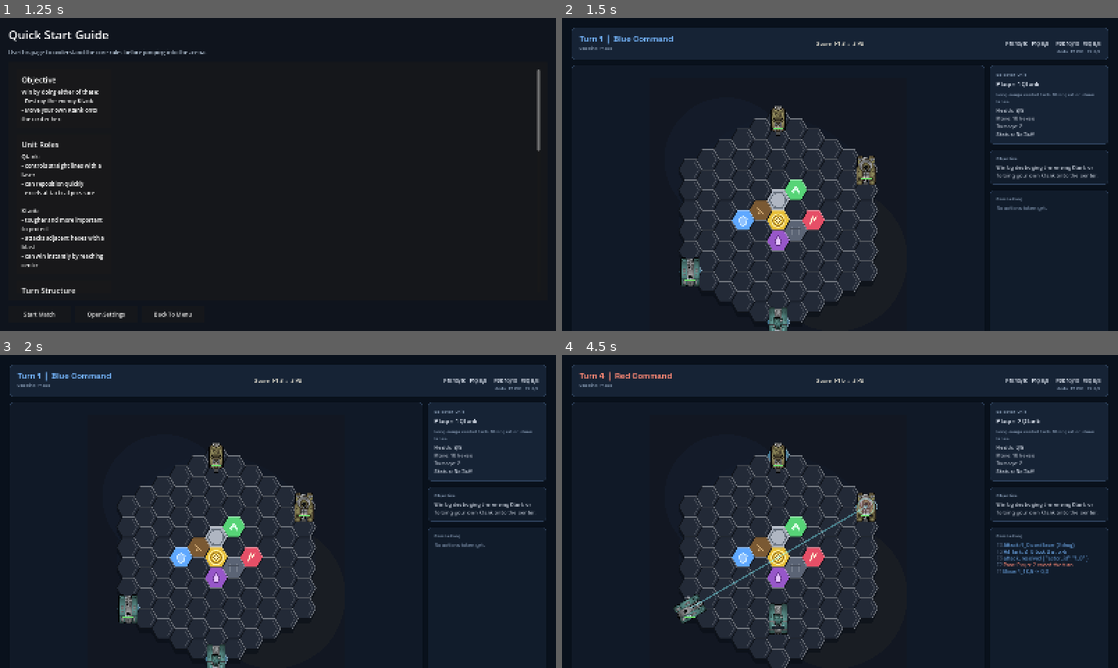
Above: before the commit, frames 1-4 (two rows, left to right).
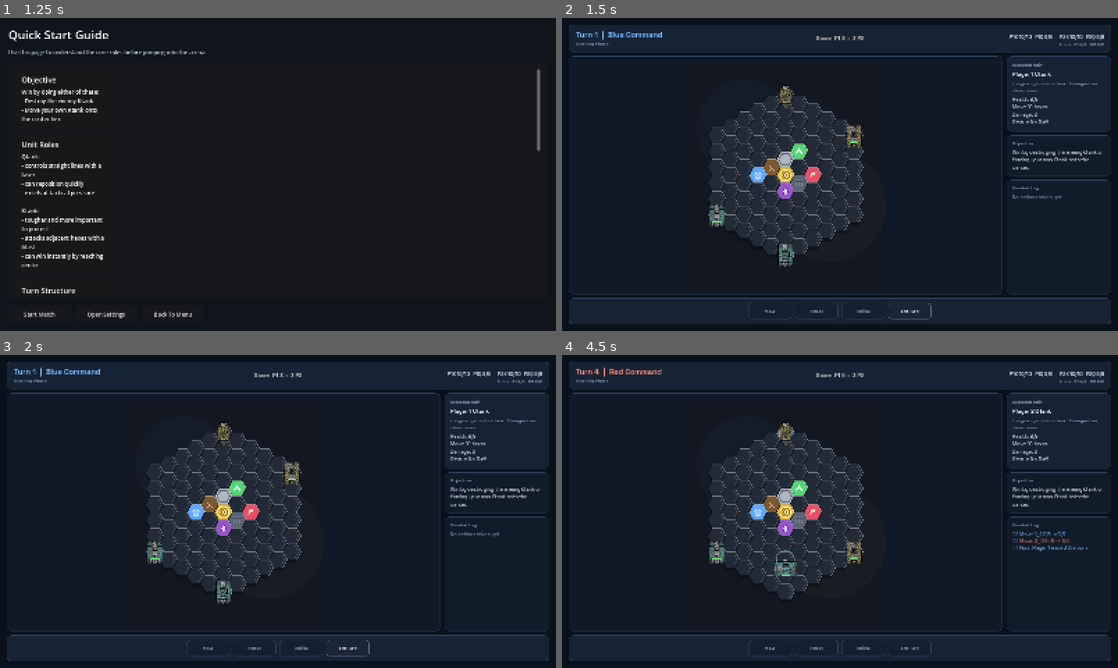
Above: after the commit, the same moments.

Repository: Arvi-Saleque/Hex-Siege-Arena
Game: Godot game, scene res://scenes/boot/boot.tscn
The game is run twice, just before and just after one commit, with the same random seed, the same clock (stepped at 60 frames per second) and the same inputs. Sound files missing from this copy of the repository are replaced by a short silence.
Inputs (mouse positions are in pixels of both pictures, inside the frame that each line leads up to):
- Up to frame 1 (1.25 s): click "Quick Start Guide" at 0.5 s
- Up to frame 2 (1.5 s): click "Start Match" at 1.25 s
- Up to frame 3 (2 s): no input
- Up to frame 4 (4.5 s): click (912, 649) at 2 s, where only the run after the commit has a clickable "End Turn"; tap Enter at 2.75 s; move the mouse to (962, 495) at 2.77 s; tap M at 2.85 s; click (962, 495) at 2.92 s; tap Space at 3.02, 3.77, 4.25 s; move the mouse to (728, 527) at 3.52 s; hold A 3.53-4.28 s; tap P at 3.6 s; move the mouse to (895, 442) at 4.27 s; tap Z at 4.35 s

Frame 1 is identical in both runs. In frame 2, 14% of the frame differs, in the area x 1-99%, y 2-100%; in frame 3, 14%; in frame 4, 15%.

Commit message:
fix: force fullscreen and tighten match layout

Diff:
--- a/project.godot
+++ b/project.godot
@@ -29,6 +29,7 @@
 
 window/size/viewport_width=1600
 window/size/viewport_height=900
+window/size/mode=3
 window/stretch/mode="canvas_items"
 window/stretch/aspect="expand"
 
--- a/scripts/core/app_state.gd
+++ b/scripts/core/app_state.gd
@@ -30,6 +30,8 @@
 		return
 	var window: Window = node.get_window()
 	if window != null:
+		window.mode = Window.MODE_FULLSCREEN
+		window.borderless = false
 		window.content_scale_factor = ui_scale
 
 
--- a/scripts/ui/match_root.gd
+++ b/scripts/ui/match_root.gd
@@ -88,22 +88,22 @@
 
 	var root_margin := MarginContainer.new()
 	root_margin.set_anchors_and_offsets_preset(Control.PRESET_FULL_RECT)
-	root_margin.add_theme_constant_override("margin_left", 28)
-	root_margin.add_theme_constant_override("margin_top", 28)
-	root_margin.add_theme_constant_override("margin_right", 28)
-	root_margin.add_theme_constant_override("margin_bottom", 28)
+	root_margin.add_theme_constant_override("margin_left", 20)
+	root_margin.add_theme_constant_override("margin_top", 20)
+	root_margin.add_theme_constant_override("margin_right", 20)
+	root_margin.add_theme_constant_override("margin_bottom", 20)
 	add_child(root_margin)
 
 	var root_layout := VBoxContainer.new()
 	root_layout.size_flags_horizontal = Control.SIZE_EXPAND_FILL
 	root_layout.size_flags_vertical = Control.SIZE_EXPAND_FILL
-	root_layout.add_theme_constant_override("separation", 16)
+	root_layout.add_theme_constant_override("separation", 12)
 	root_margin.add_child(root_layout)
 
 	var top_panel := _make_panel_card(COLOR_BORDER, COLOR_SURFACE_ALT)
-	top_panel.custom_minimum_size = Vector2(0, 92)
+	top_panel.custom_minimum_size = Vector2(0, 78)
 	root_layout.add_child(top_panel)
-	var top_margin := _wrap_panel_content(top_panel, 20, 14)
+	var top_margin := _wrap_panel_content(top_panel, 18, 12)
 	var top_bar := HBoxContainer.new()
 	top_bar.add_theme_constant_override("separation", 16)
 	top_margin.add_child(top_bar)
@@ -115,7 +115,7 @@
 
 	_turn_label = Label.new()
 	_turn_label.add_theme_font_override("font", FONT_BOLD)
-	_turn_label.add_theme_font_size_override("font_size", 24)
+	_turn_label.add_theme_font_size_override("font_size", 22)
 	top_left.add_child(_turn_label)
 
 	_objective_label = Label.new()
@@ -127,7 +127,7 @@
 	_score_label = Label.new()
 	_score_label.horizontal_alignment = HORIZONTAL_ALIGNMENT_CENTER
 	_score_label.vertical_alignment = VERTICAL_ALIGNMENT_CENTER
-	_score_label.custom_minimum_size = Vector2(220, 0)
+	_score_label.custom_minimum_size = Vector2(180, 0)
 	_score_label.add_theme_font_override("font", FONT_SEMIBOLD)
 	_score_label.add_theme_font_size_override("font_size", 16)
 	_score_label.add_theme_color_override("font_color", Color("d7d3c6"))
@@ -155,21 +155,21 @@
 	var content := HBoxContainer.new()
 	content.size_flags_horizontal = Control.SIZE_EXPAND_FILL
 	content.size_flags_vertical = Control.SIZE_EXPAND_FILL
-	content.add_theme_constant_override("separation", 16)
+	content.add_theme_constant_override("separation", 14)
 	root_layout.add_child(content)
 
 	var board_frame := _make_panel_card(COLOR_BORDER, Color("101927"))
 	board_frame.size_flags_horizontal = Control.SIZE_EXPAND_FILL
 	board_frame.size_flags_vertical = Control.SIZE_EXPAND_FILL
 	content.add_child(board_frame)
-	var board_margin := _wrap_panel_content(board_frame, 18, 18)
+	var board_margin := _wrap_panel_content(board_frame, 14, 14)
 	var board_center := CenterContainer.new()
 	board_center.size_flags_horizontal = Control.SIZE_EXPAND_FILL
 	board_center.size_flags_vertical = Control.SIZE_EXPAND_FILL
 	board_margin.add_child(board_center)
 
 	_board_holder = Control.new()
-	_board_holder.custom_minimum_size = Vector2(1020, 820)
+	_board_holder.custom_minimum_size = Vector2(860, 640)
 	_board_holder.clip_contents = false
 	_board_holder.resized.connect(_on_board_holder_resized)
 	board_center.add_child(_board_holder)
@@ -182,14 +182,14 @@
 	_board_holder.add_child(_board_view)
 
 	var side_rail := VBoxContainer.new()
-	side_rail.custom_minimum_size = Vector2(340, 0)
+	side_rail.custom_minimum_size = Vector2(300, 0)
 	side_rail.size_flags_vertical = Control.SIZE_EXPAND_FILL
-	side_rail.add_theme_constant_override("separation", 16)
+	side_rail.add_theme_constant_override("separation", 12)
 	content.add_child(side_rail)
 
 	var info_panel := _make_panel_card(COLOR_BORDER, COLOR_SURFACE_ALT)
 	side_rail.add_child(info_panel)
-	var info_margin := _wrap_panel_content(info_panel, 16, 16)
+	var info_margin := _wrap_panel_content(info_panel, 14, 14)
 	var info_layout := VBoxContainer.new()
 	info_layout.add_theme_constant_override("separation", 8)
 	info_margin.add_child(info_layout)
@@ -199,7 +199,7 @@
 
 	_selected_model_name_label = Label.new()
 	_selected_model_name_label.add_theme_font_override("font", FONT_SEMIBOLD)
-	_selected_model_name_label.add_theme_font_size_override("font_size", 18)
+	_selected_model_name_label.add_theme_font_size_override("font_size", 16)
 	info_layout.add_child(_selected_model_name_label)
 
 	_selected_model_role_label = Label.new()
@@ -214,7 +214,7 @@
 
 	var objective_panel := _make_panel_card(COLOR_BORDER, COLOR_SURFACE)
 	side_rail.add_child(objective_panel)
-	var objective_margin := _wrap_panel_content(objective_panel, 16, 14)
+	var objective_margin := _wrap_panel_content(objective_panel, 14, 12)
 	var objective_layout := VBoxContainer.new()
 	objective_layout.add_theme_constant_override("separation", 8)
 	objective_margin.add_child(objective_layout)
@@ -225,7 +225,7 @@
 	var log_panel := _make_panel_card(COLOR_BORDER, COLOR_SURFACE)
 	log_panel.size_flags_vertical = Control.SIZE_EXPAND_FILL
 	side_rail.add_child(log_panel)
-	var log_margin := _wrap_panel_content(log_panel, 16, 14)
+	var log_margin := _wrap_panel_content(log_panel, 14, 12)
 	var log_layout := VBoxContainer.new()
 	log_layout.size_flags_vertical = Control.SIZE_EXPAND_FILL
 	log_layout.add_theme_constant_override("separation", 10)
@@ -312,11 +312,11 @@
 	_mini_board_holder.add_child(_mini_board_view)
 
 	var bottom_panel := _make_panel_card(COLOR_BORDER, COLOR_SURFACE_ALT)
-	bottom_panel.custom_minimum_size = Vector2(0, 88)
+	bottom_panel.custom_minimum_size = Vector2(0, 74)
 	root_layout.add_child(bottom_panel)
-	var bottom_margin := _wrap_panel_content(bottom_panel, 20, 16)
+	var bottom_margin := _wrap_panel_content(bottom_panel, 16, 12)
 	var bottom_row := HBoxContainer.new()
-	bottom_row.add_theme_constant_override("separation", 16)
+	bottom_row.add_theme_constant_override("separation", 12)
 	bottom_margin.add_child(bottom_row)
 
 	var left_spacer := Control.new()
@@ -324,28 +324,28 @@
 	bottom_row.add_child(left_spacer)
 
 	var controls_row := HBoxContainer.new()
-	controls_row.add_theme_constant_override("separation", 12)
+	controls_row.add_theme_constant_override("separation", 10)
 	bottom_row.add_child(controls_row)
 
 	_move_button = _make_action_button("Move", COLOR_GREEN)
-	_move_button.custom_minimum_size = Vector2(140, 44)
+	_move_button.custom_minimum_size = Vector2(124, 40)
 	_move_button.pressed.connect(_on_move_mode_pressed)
 	_wire_button_audio(_move_button)
 	controls_row.add_child(_move_button)
 
 	_attack_button = _make_action_button("Attack", COLOR_ATTACK)
-	_attack_button.custom_minimum_size = Vector2(140, 44)
+	_attack_button.custom_minimum_size = Vector2(124, 40)
 	_attack_button.pressed.connect(_on_attack_mode_pressed)
 	_wire_button_audio(_attack_button)
 	controls_row.add_child(_attack_button)
 
 	_ability_button = _make_action_button("Ability", COLOR_GOLD)
-	_ability_button.custom_minimum_size = Vector2(140, 44)
+	_ability_button.custom_minimum_size = Vector2(124, 40)
 	_ability_button.disabled = true
 	controls_row.add_child(_ability_button)
 
 	_pass_button = _make_action_button("End Turn", COLOR_BORDER.lightened(0.22))
-	_pass_button.custom_minimum_size = Vector2(140, 44)
+	_pass_button.custom_minimum_size = Vector2(124, 40)
 	_pass_button.pressed.connect(_on_pass_pressed)
 	_wire_button_audio(_pass_button)
 	controls_row.add_child(_pass_button)
@@ -460,7 +460,7 @@
 	var label := Label.new()
 	label.autowrap_mode = TextServer.AUTOWRAP_WORD_SMART
 	label.add_theme_font_override("font", FONT_REGULAR)
-	label.add_theme_font_size_override("font_size", 15)
+	label.add_theme_font_size_override("font_size", 14)
 	label.add_theme_color_override("font_color", COLOR_TEXT)
 	return label
 
@@ -468,7 +468,7 @@
 func _make_action_button(text_value: String, accent_color: Color) -> Button:
 	var button := Button.new()
 	button.text = text_value
-	button.custom_minimum_size = Vector2(0, 34)
+	button.custom_minimum_size = Vector2(0, 32)
 	button.size_flags_horizontal = Control.SIZE_EXPAND_FILL
 	button.focus_mode = Control.FOCUS_NONE
 	button.add_theme_stylebox_override("normal", _button_style(accent_color, 0.10))
@@ -476,7 +476,7 @@
 	button.add_theme_stylebox_override("pressed", _button_style(accent_color, 0.24))
 	button.add_theme_stylebox_override("disabled", _button_style(COLOR_BORDER, 0.04))
 	button.add_theme_font_override("font", FONT_SEMIBOLD)
-	button.add_theme_font_size_override("font_size", 13)
+	button.add_theme_font_size_override("font_size", 12)
 	button.add_theme_color_override("font_color", Color.WHITE)
 	button.add_theme_color_override("font_disabled_color", COLOR_TEXT_MUTED)
 	return button
@@ -496,10 +496,10 @@
 	style.border_color = accent_color
 	style.shadow_color = Color(0.0, 0.0, 0.0, 0.12)
 	style.shadow_size = 2
-	style.content_margin_left = 12.0
-	style.content_margin_top = 7.0
-	style.content_margin_right = 12.0
-	style.content_margin_bottom = 7.0
+	style.content_margin_left = 10.0
+	style.content_margin_top = 6.0
+	style.content_margin_right = 10.0
+	style.content_margin_bottom = 6.0
 	return style
 
 
@@ -1316,9 +1316,9 @@
 	var visual_size: Vector2 = _board_view.get_board_visual_size()
 	var width_scale: float = holder_size.x / maxf(visual_size.x, 1.0)
 	var height_scale: float = holder_size.y / maxf(visual_size.y, 1.0)
-	var scale_factor: float = clampf(minf(width_scale, height_scale), 0.62, 1.14)
+	var scale_factor: float = clampf(minf(width_scale, height_scale), 0.52, 1.18)
 	_board_view.scale = Vector2.ONE * scale_factor
-	_board_view.position = Vector2(holder_size.x * 0.5, holder_size.y * 0.52)
+	_board_view.position = Vector2(holder_size.x * 0.5, holder_size.y * 0.5)
 
 
 func _reset_sidebar_scroll() -> void:
Not shown, changed: update.md
